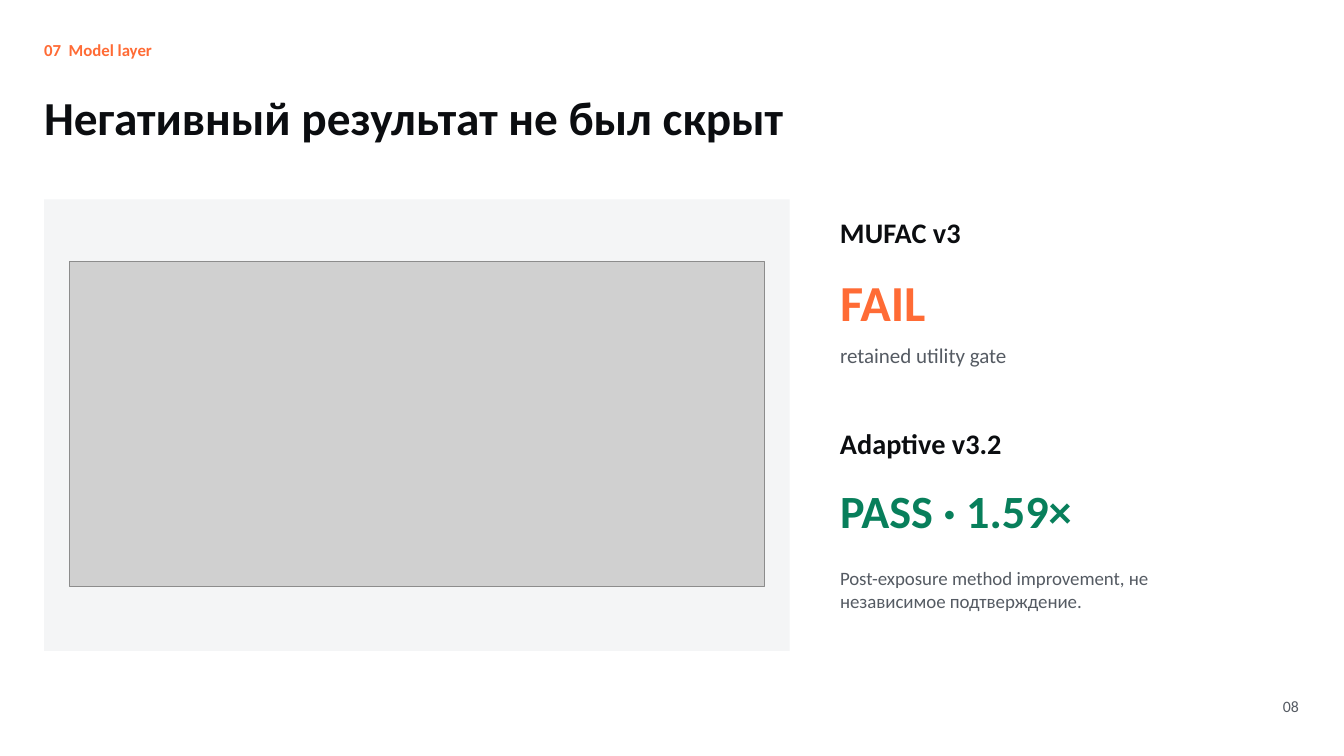
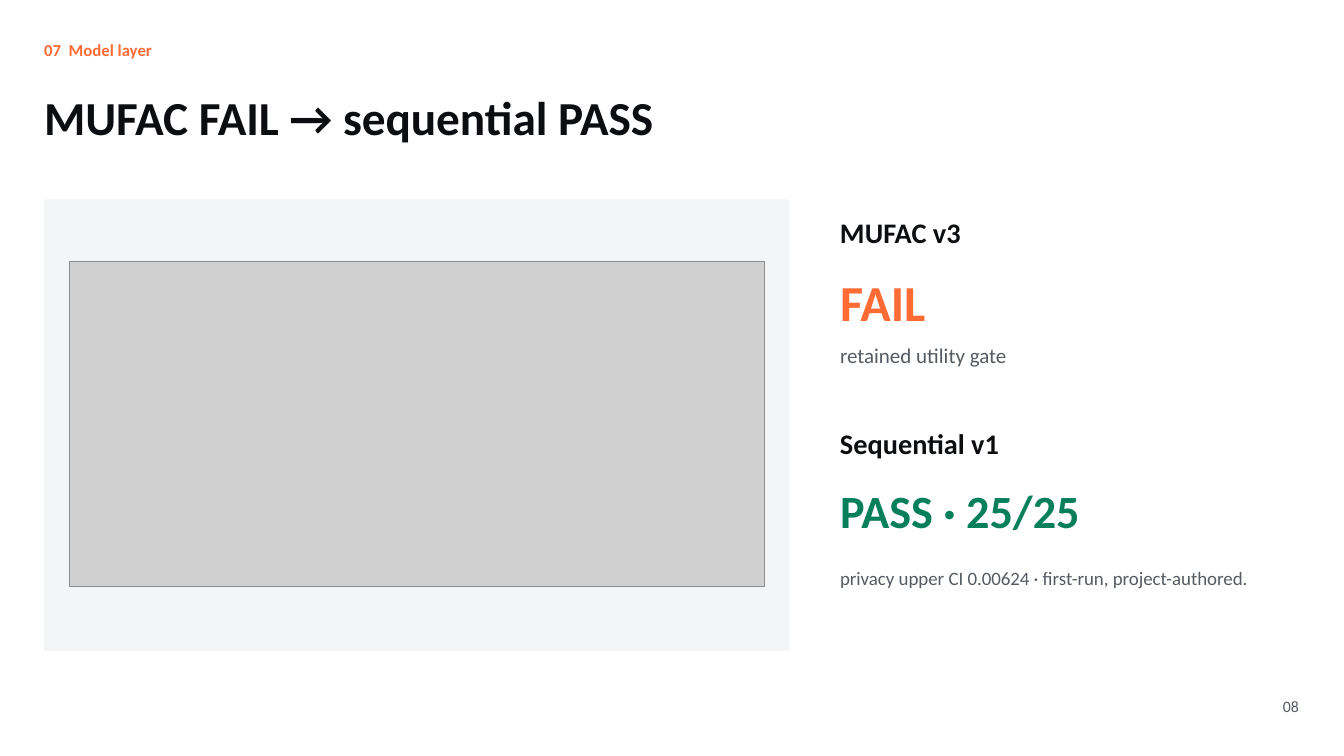
Before and after one commit to nazkari86-lab/erasemap, a slide deck: slide 8 of competition/EraSeMap_RKNP_ISEF_RU.pptx. Drawn at 1344x756 pixels with LibreOffice and Linux fonts; fonts in the diff are those of the drawing; grey boxes stand for pictures. Boxes give left, top, right and bottom in pixels: in the first picture for what was removed or moved away, otherwise in the second. Text is boxed around its words. In the diff, an @@ line names an element or a change of style, - is before the commit and + after.

Commit message:
Publish preregistered sequential privacy result

```diff
--- a/competition/EraSeMap_RKNP_ISEF_RU.pptx
+++ b/competition/EraSeMap_RKNP_ISEF_RU.pptx
@@ text at <box>44,101,653,143</box>: text changed @@
-Негативный результат не был скрыт
+MUFAC FAIL → sequential PASS
@@ text at <box>840,434,999,459</box>: text changed @@
-Adaptive v3.2
+Sequential v1
@@ text at <box>840,495,1079,530</box>: text changed @@
-PASS · 1.59×
+PASS · 25/25
@@ text at <box>840,572,1248,588</box>: text changed @@
-Post-exposure method improvement, не независимое подтверждение.
+privacy upper CI 0.00624 · first-run, project-authored.
```
Also in this commit, not shown: 20 other files.
